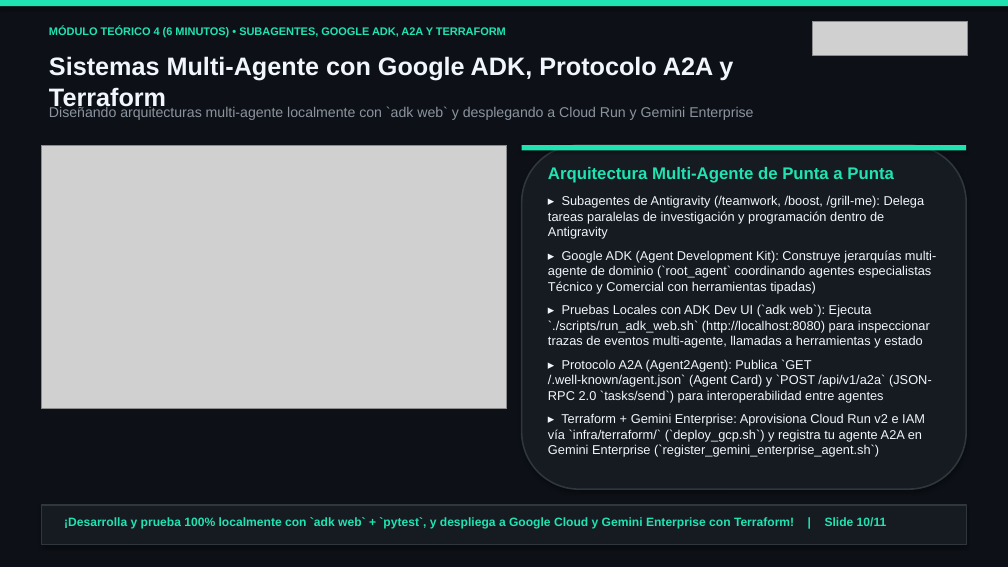
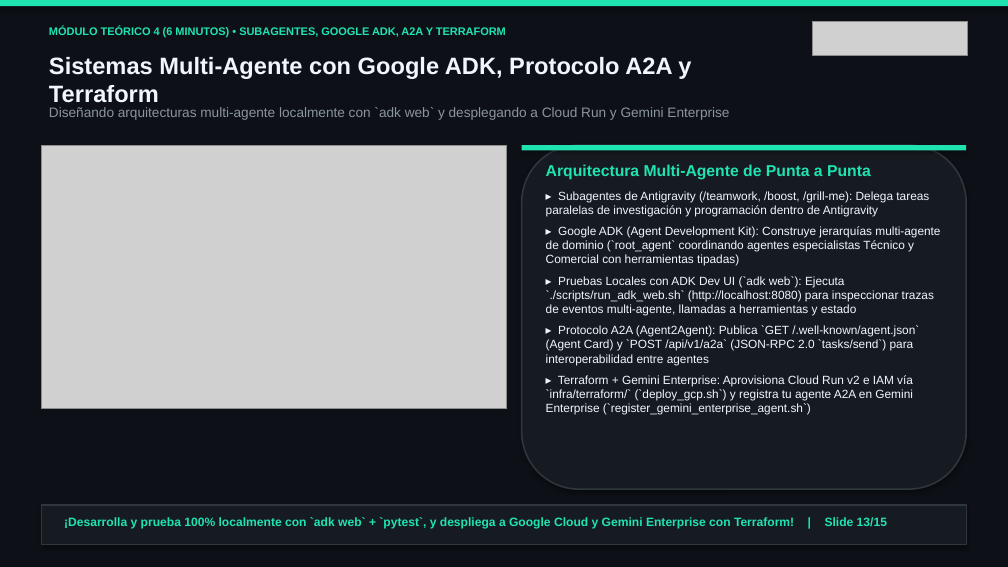
Before and after one commit to tryolabs/antigravity-workshop-telecom, a slide deck: slide 13 of slides/antigravity_telecom_workshop_es.pptx (slide 10 before the commit). Drawn at 1008x567 pixels with LibreOffice and Linux fonts; fonts in the diff are those of the drawing; grey boxes stand for pictures. Boxes give left, top, right and bottom in pixels: in the first picture for what was removed or moved away, otherwise in the second. Text is boxed around its words. In the diff, an @@ line names an element or a change of style, - is before the commit and + after.

```diff
--- a/slides/antigravity_telecom_workshop_es.pptx
+++ b/slides/antigravity_telecom_workshop_es.pptx
@@ text "Sistemas Multi-Agente con Google ADK, ..." at box(49, 57, 691, 103): size 24 to 22.5 pt @@
@@ text "Diseñando arquitecturas multi-agente localmente con ..." at box(49, 107, 729, 120): size 13.5 to 13 pt @@
@@ text "Arquitectura Multi-Agente de Punta a ..." at box(546, 164, 940, 415): size 16 to 15 pt in "Arquitectura Multi-Agente de Punta a Punta"; size 12.2 to 11.3 pt; less space between paragraphs @@
@@ text at box(64, 517, 887, 528): text changed @@
-¡Desarrolla y prueba 100% localmente con `adk web` + `pytest`, y despliega a Google Cloud y Gemini Enterprise con Terraform! | Slide 10/11
+¡Desarrolla y prueba 100% localmente con `adk web` + `pytest`, y despliega a Google Cloud y Gemini Enterprise con Terraform! | Slide 13/15
```
Also in this commit, not shown: 10 other slides changed, 4 slides added, 33 other files.
